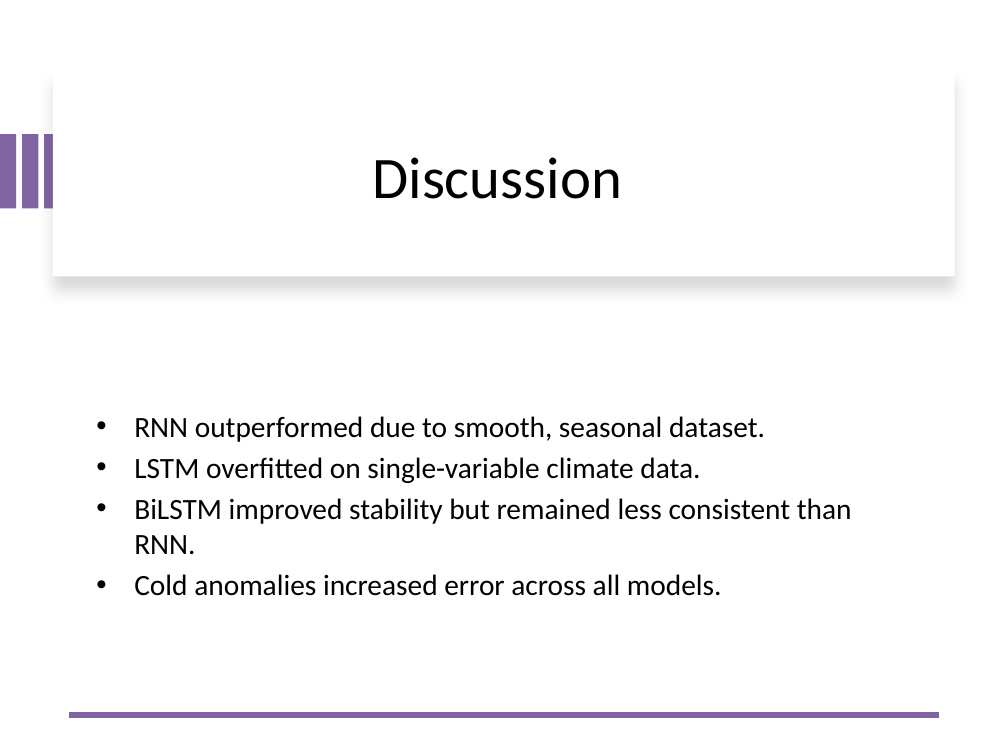
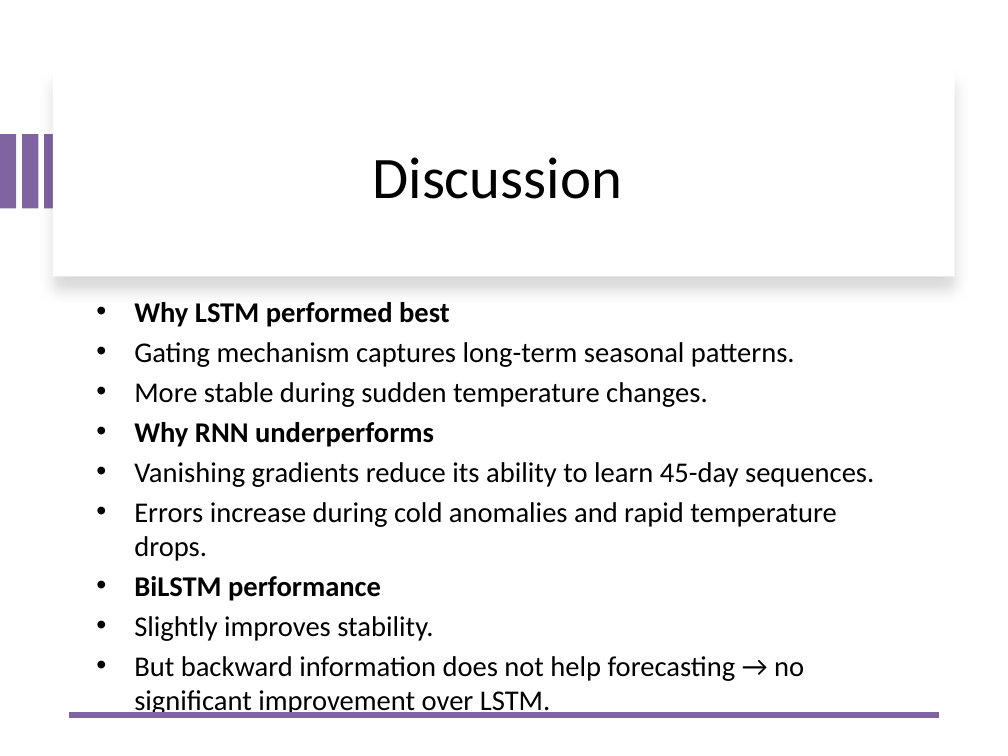
Before and after one commit to Ahhaeyy/DIT5411-RNN-LSTM-Temperature-Forecasting, a slide deck: slide 13 of DIT5411_220134800_Project_Presentation.pptx (slide 12 before the commit). Drawn at 1008x756 pixels with LibreOffice and Linux fonts; fonts in the diff are those of the drawing. Boxes give left, top, right and bottom in pixels: in the first picture for what was removed or moved away, otherwise in the second. Text is boxed around its words. In the diff, an @@ line names an element or a change of style, - is before the commit and + after.

```diff
--- a/DIT5411_220134800_Project_Presentation.pptx
+++ b/DIT5411_220134800_Project_Presentation.pptx
@@ text at [134, 302, 874, 717]: text changed; size 21 to 20.4 pt @@
-• RNN outperformed due to smooth, seasonal dataset.
-• LSTM overfitted on single-variable climate data.
-• BiLSTM improved stability but remained less consistent than RNN.
-• Cold anomalies increased error across all models.
+• Why LSTM performed best
+• Gating mechanism captures long-term seasonal patterns.
+• More stable during sudden temperature changes.
+• Why RNN underperforms
+• Vanishing gradients reduce its ability to learn 45-day sequences.
+• Errors increase during cold anomalies and rapid temperature drops.
+• BiLSTM performance
+• Slightly improves stability.
+• But backward information does not help forecasting → no significant improvement over LSTM.
```
Also in this commit, not shown: 9 other slides changed, 1 slide added, 1 other file.
